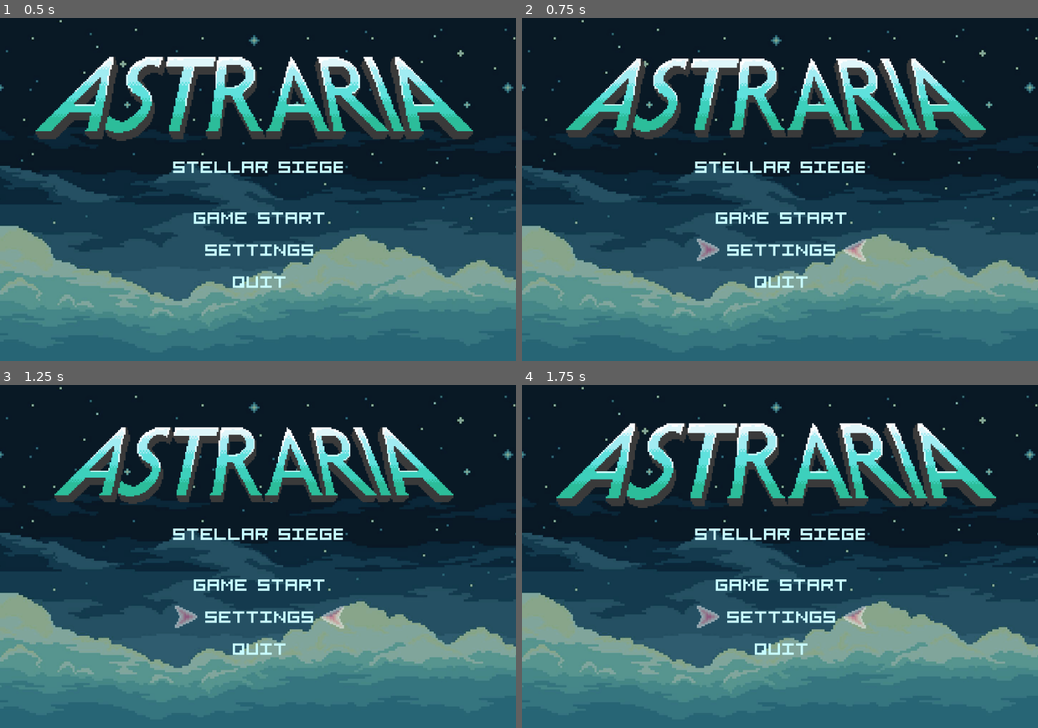
Above: before the commit, frames 1-4 (two rows, left to right).
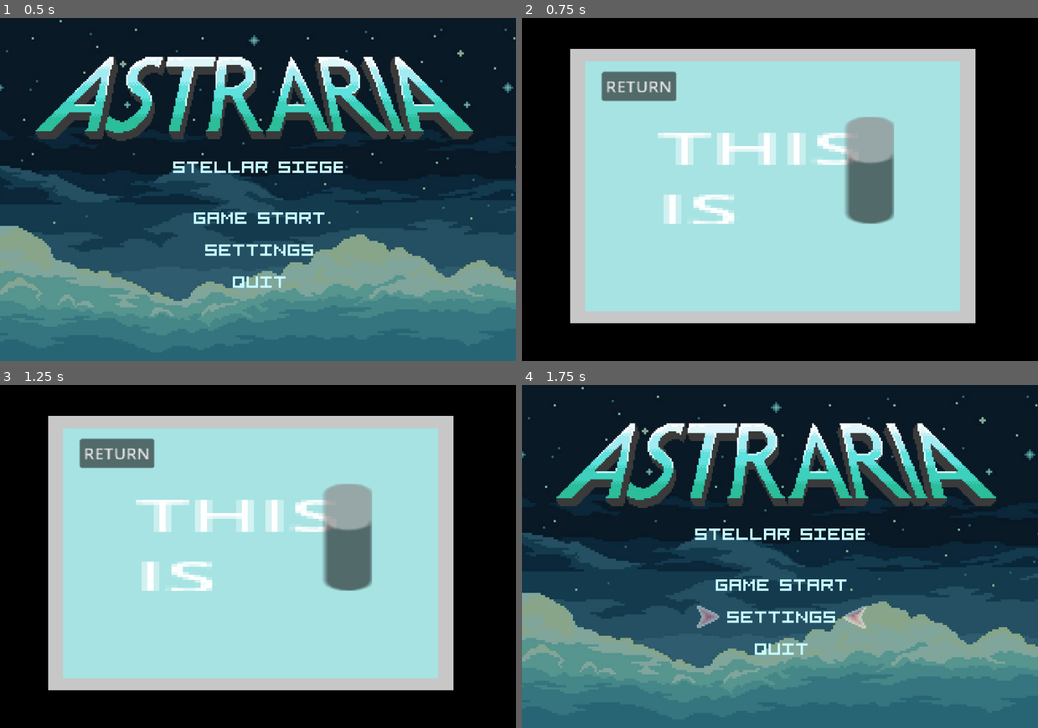
Above: after the commit, the same moments.

Repository: williamhoangbossman/bad-guys-space-shooters
Game: Godot game, scene res://scenes/MainScenes/StartScreen.tscn
Two runs of this game, one before a commit and one after it. Both use one fixed random seed, a clock stepped at 60 frames per second and the inputs below. The engine's default icon, where the game draws it, is replaced by a stand-in: a white triangle on a blue panel in a dark square.
Inputs (mouse positions are in pixels of both pictures, inside the frame that each line leads up to):
- Up to frame 1 (0.5 s): no input
- Up to frame 2 (0.75 s): click (780, 251) at 0.5 s
- Up to frame 3 (1.25 s): no input
- Up to frame 4 (1.75 s): click (640, 453) at 1.25 s, where only the run after the commit has a clickable "RETURN"

Frame 1 is identical in both runs. In frame 2, 99% of the frame differs, in the area x 0-100%, y 0-100%; in frame 3, 99%; in frame 4, nothing differs.

Commit message:
Some more fixes.

Diff:
--- a/scenes/UIScenes/settings_menu.tscn
+++ b/scenes/UIScenes/settings_menu.tscn
@@ -1,17 +1,10 @@
 [gd_scene format=3 uid="uid://b5fipfj41gxpv"]
 
-[sub_resource type="GDScript" id="GDScript_k1ws3"]
-script/source = "extends CanvasLayer
-
-@onready var settingsMenu = $\".\"
-
-func _on_return_button_pressed() -> void:
-	settingsMenu.visible = false
-"
+[ext_resource type="Script" uid="uid://bllao1artoied" path="res://scripts/UIScripts/settingsMenuScript.gd" id="1_hgk2i"]
 
 [node name="SettingsMenu" type="CanvasLayer" unique_id=1448677036]
 process_mode = 3
-script = SubResource("GDScript_k1ws3")
+script = ExtResource("1_hgk2i")
 
 [node name="Control" type="Control" parent="." unique_id=336197975]
 layout_mode = 3
--- a/scripts/MainScripts/ManagerScripts/UIManager.gd
+++ b/scripts/MainScripts/ManagerScripts/UIManager.gd
@@ -9,12 +9,9 @@
 var settingsMenuScene = preload("res://scenes/UIScenes/settings_menu.tscn")
 
 var activeUI: CanvasLayer = null
-# Called when the node enters the scene tree for the first time.
+
 func _ready() -> void:
-	pass # Replace with function body.
-
-
-# Called every frame. 'delta' is the elapsed time since the previous frame.
+	pass
 func _process(delta: float) -> void:
 	pass
 
@@ -33,7 +30,6 @@
 	activeUI = dialogueInstance
 
 	if dialogueInstance.has_method("setupDialogue"):
-		print("I AM GAY TOO")
 		dialogueInstance.setupDialogue(npcData)
 
 func openUpgradeMenu() -> void:
@@ -84,3 +80,5 @@
 	var settingsMenu = settingsMenuScene.instantiate()
 	get_tree().root.add_child(settingsMenu)
 	activeUI = settingsMenu
+
+	print("IVE OPENED IT!")
--- a/scripts/MainScripts/start_screen.gd
+++ b/scripts/MainScripts/start_screen.gd
@@ -112,7 +112,6 @@
 
 func _on_easy_mode_button_pressed() -> void:
 
-
 	difficultyLabel.text = "You are currently in EASY mode.
 	Money Gain: 1.5x
 	Enemy HealthPoints: 0.75x
@@ -147,9 +146,7 @@
 
 
 func _on_game_start_button_pressed() -> void:
-	buttonSelected  = "start"
 
-	if buttonSelected == "start" and pressed:
 		transitionrect.visible = true
 		print("sigmatron")
 		transition.play("FadeIn")
@@ -159,30 +156,11 @@
 		await get_tree().create_timer(0.75).timeout
 		transitionrect.visible = false
 
-		unselectButton()
-
-	if buttonSelected == "start":
-		pressed = true
-
 func _on_quit_button_2_pressed() -> void:
-	buttonSelected = "quit"
-
-	if buttonSelected == "quit" and pressed:
-		get_tree().quit()
-		unselectButton()
-
-	if buttonSelected == "quit":
-		pressed = true
+	get_tree().quit()
 
 func _on_settings_button_pressed() -> void:
-	buttonSelected = "settings"
-
-	if buttonSelected == "settings" and pressed:
-		UiManager.openSettingsMenu()
-		unselectButton()
-
-	if buttonSelected == "settings":
-		pressed = true
+	UiManager.openSettingsMenu()
 
 func _on_return_button_pressed() -> void:
 	settingsButton.grab_focus()
